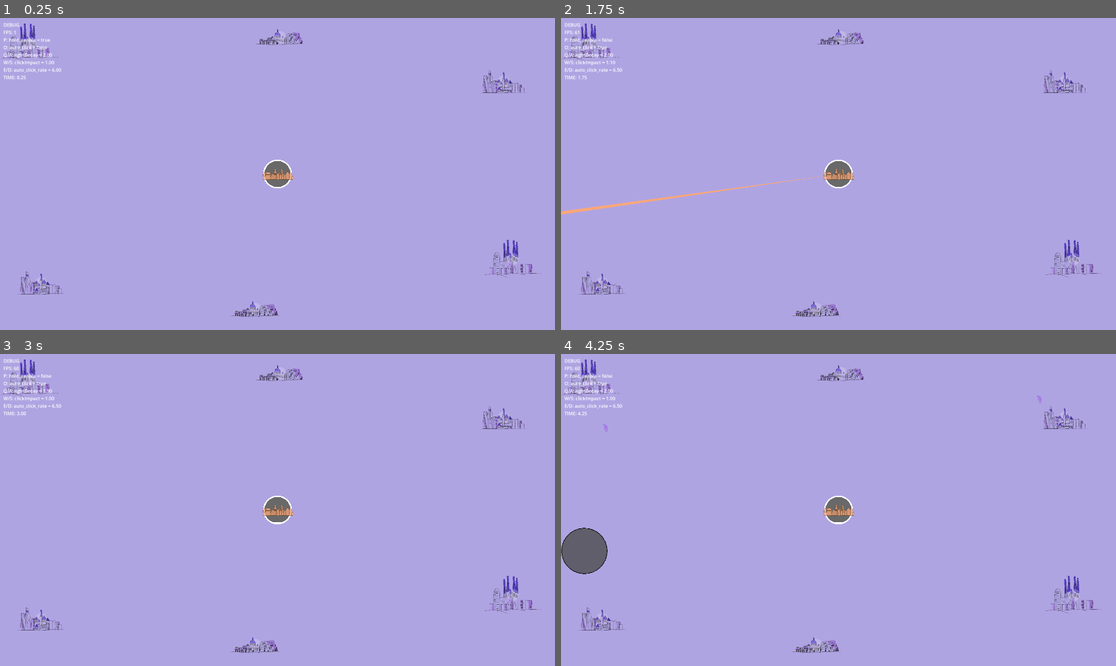
Above: before the commit, frames 1-4 (two rows, left to right).
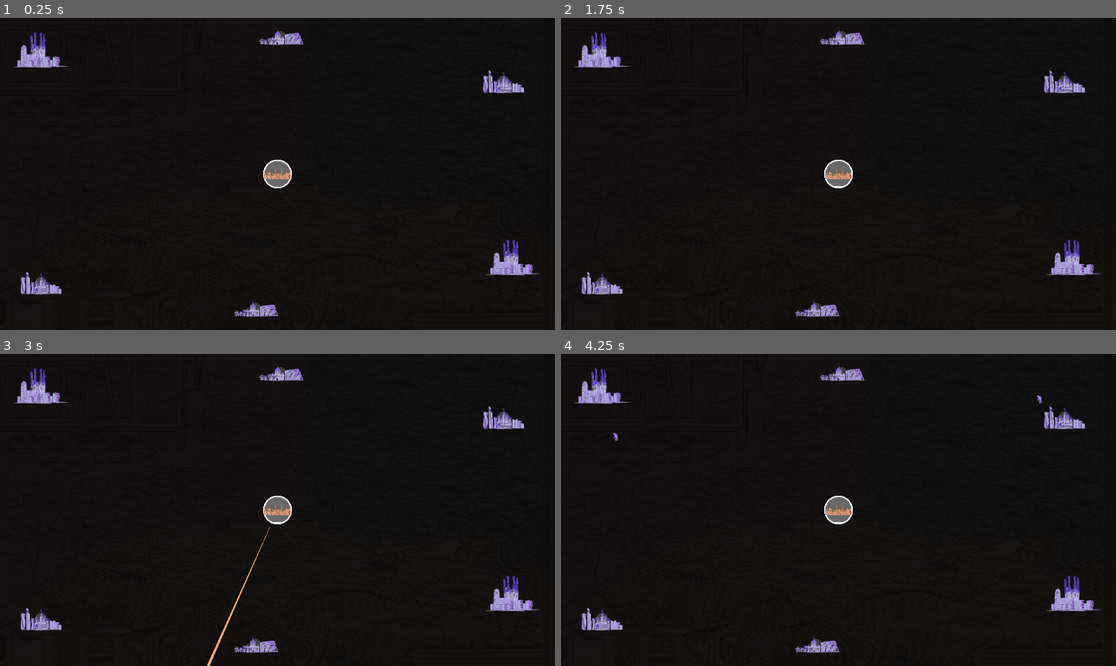
Above: after the commit, the same moments.

Repository: amirblum/OrHaolam-JLM2025
Game: Godot game, scene res://scenes/main/Main.tscn
The game is run twice, just before and just after one commit, with the same random seed, the same clock (stepped at 60 frames per second) and the same inputs.
Inputs (mouse positions are in pixels of both pictures, inside the frame that each line leads up to):
- Up to frame 1 (0.25 s): no input
- Up to frame 2 (1.75 s): tap Enter at 0.5 s; move the mouse to (960, 158) at 0.52 s; hold D 0.53-1.28 s; tap P at 0.6 s; click (960, 158) at 0.67 s; tap Space at 0.77, 1.25, 1.52 s; move the mouse to (727, 189) at 1.27 s; hold S from 1.28 s (still down); tap O at 1.35 s
- Up to frame 3 (3 s): move the mouse to (333, 441) at 2.02 s; release S at 2.03 s; hold D 2.03-2.78 s; tap Q at 2.1 s; tap Enter at 2.75 s; move the mouse to (249, 572) at 2.77 s; hold W from 2.78 s (still down); tap E at 2.85 s; click (249, 572) at 2.92 s
- Up to frame 4 (4.25 s): tap Space at 3.02, 3.77 s; move the mouse to (1005, 556) at 3.52 s; release W at 3.53 s; hold A from 3.53 s (still down); tap T at 3.6 s

The runs differ from the first frame. In frame 1, 98% of the frame differs, in the area x 0-100%, y 0-100%; in frame 2, 98%; in frame 3, 98%; in frame 4, 98%.

Commit message:
walk and dance

Diff:
--- a/scenes/main/Main.tscn
+++ b/scenes/main/Main.tscn
@@ -1,7 +1,8 @@
-[gd_scene load_steps=10 format=3 uid="uid://bifmkrcaqpfmg"]
+[gd_scene load_steps=11 format=3 uid="uid://bifmkrcaqpfmg"]
 
 [ext_resource type="Script" uid="uid://cm6rnwvejgu0e" path="res://scenes/main/Main.gd" id="1_main"]
-[ext_resource type="PackedScene" uid="uid://bva5bjssw887x" path="res://scenes/player/Player.tscn" id="2_player"]
+[ext_resource type="Texture2D" uid="uid://d0mitqqrbp2aj" path="res://assets/BG.png" id="2_3km4f"]
+[ext_resource type="PackedScene" path="res://scenes/player/Player.tscn" id="2_player"]
 [ext_resource type="PackedScene" uid="uid://d3s05mucicfji" path="res://scenes/city/City.tscn" id="3_city"]
 [ext_resource type="Texture2D" uid="uid://b38o3w1rxwl32" path="res://assets/mockups/jerusalem.png" id="4_gyg6b"]
 [ext_resource type="PackedScene" uid="uid://dwoysonwd30mj" path="res://scenes/audio/AudioManager.tscn" id="5_dc040"]
@@ -12,27 +13,30 @@
 
 [node name="Main" type="Node2D"]
 script = ExtResource("1_main")
-DEBUG = true
 total_persons_for_audio = 40
+
+[node name="Bg" type="Sprite2D" parent="."]
+position = Vector2(960, 540)
+texture = ExtResource("2_3km4f")
 
 [node name="Player" parent="." instance=ExtResource("2_player")]
 clickImpact = 1.0
 minClickDist = 4.0
-lightDecay = 2.0
+lightDecay = 1.9
 hold_enable = true
-auto_click_rate = 6.0
+auto_click_rate = 6.5
 lightBank = 0.0
 light_bank_radius = 45.0
 rim = 5.0
 fill_rate = 1.5
-light_cost = 2.2
+light_cost = 2.1
 
 [node name="Beams" type="Node2D" parent="Player"]
 
 [node name="Cities" type="Node2D" parent="."]
 
 [node name="City1" parent="Cities" instance=ExtResource("3_city")]
-position = Vector2(103.99999, 84.999985)
+position = Vector2(139, 116)
 spawn_rate = 12.0
 spawn_variance = 2.0
 max_spawn_radius = 400.0
@@ -43,7 +47,7 @@
 texture = ExtResource("8_p5fgu")
 dark_texture = ExtResource("8_p5fgu")
 light_texture = ExtResource("9_2tpxt")
-spawn_rate = 35.0
+spawn_rate = 52.0
 spawn_variance = 6.0
 max_spawn_radius = 150.0
 min_spawn_radius = 25.0
@@ -63,14 +67,14 @@
 texture = ExtResource("8_p5fgu")
 dark_texture = ExtResource("8_p5fgu")
 light_texture = ExtResource("9_2tpxt")
-spawn_rate = 42.0
+spawn_rate = 60.0
 spawn_variance = 10.0
 max_spawn_radius = 150.0
 min_spawn_radius = 25.0
 
 [node name="City6" parent="Cities" instance=ExtResource("3_city")]
 position = Vector2(1774.9998, 833.99994)
-spawn_rate = 20.0
+spawn_rate = 15.0
 spawn_variance = 8.0
 max_spawn_radius = 150.0
 min_spawn_radius = 25.0
@@ -80,7 +84,7 @@
 texture = ExtResource("6_3km4f")
 dark_texture = ExtResource("6_3km4f")
 light_texture = ExtResource("7_qkm1d")
-spawn_rate = 22.0
+spawn_rate = 20.0
 spawn_variance = 6.0
 max_spawn_radius = 150.0
 min_spawn_radius = 25.0
@@ -92,5 +96,5 @@
 [node name="Jerusalem" type="Sprite2D" parent="."]
 self_modulate = Color(1, 1, 1, 0.7607843)
 position = Vector2(960, 540)
-scale = Vector2(0.61333275, 0.6133328)
+scale = Vector2(0.5600005, 0.5600006)
 texture = ExtResource("4_gyg6b")
--- a/scenes/person/Person.gd
+++ b/scenes/person/Person.gd
@@ -2,10 +2,10 @@
 class_name Person
 
 # Movement configuration (PRD parameters)
-@export var move_pulse_speed: float = 1. # Seconds between movement pulses, PRD `movePulseSpeed`
+@export var move_pulse_speed: float = 1.2 # Seconds between movement pulses, PRD `movePulseSpeed`
 @export var move_pulse_speed_variance: float = 0.5 # Variance in movement pulse speed, PRD `movePulseSpeedVariance`
-@export var walk_distance: float = 9.0 # Distance moved per pulse, PRD `walkDistance`
-@export var drunkness: float = 1.5 # Random angle offset factor (radians), PRD `drunkness`
+@export var walk_distance: float = 7.8 # Distance moved per pulse, PRD `walkDistance`
+@export var drunkness: float = 2 # Random angle offset factor (radians), PRD `drunkness`
 @export var lightSteal: float = 30.0 # Light stolen when Person touches Jerusalem, PRD `lightSteal`
 @export var PersonRadius: float = 5.0
 @export var happy_time: float = 0.0 # Time in light before a Person becomes happy
@@ -14,9 +14,13 @@
 
 # Texture resources for dark and light states
 @export var dark_texture: Texture2D
+@export var dark_text_2: Texture2D
 @export var light_texture: Texture2D
 
 # Internal state
+var animToggle = false
+var animSwitch = 0.3
+var animAccum = 0
 var _pulse_accum := 0.0
 var _happy_accum := 0.0
 var _player_node: Node2D = null
@@ -47,12 +51,12 @@
 				dancing = true
 				_player_node.lightBank += dancing_light
 	if dancing:
-		rotation_degrees += 10.0
+		rotation_degrees += randf_range(-4,4)
 	else:
 		rotation_degrees = 0.0
 	if state <= 0:
 		# Dark or partially lit - use dark texture
-		texture = dark_texture
+		texture = getTexture()
 		dancing = false
 		_happy_accum = 0.0
 
@@ -111,3 +115,13 @@
 	if _player_node != null and _player_node.has_method("decrease_light_bank"):
 		_player_node.call("decrease_light_bank", lightSteal)
 		queue_free()
+
+func getTexture() -> Texture2D:
+	animAccum += get_process_delta_time()
+	if animAccum > animSwitch:
+		animAccum = 0
+		animToggle = !animToggle
+	if animToggle:
+		return dark_text_2
+	else:
+		return dark_texture
--- a/scenes/person/Person.tscn
+++ b/scenes/person/Person.tscn
@@ -1,8 +1,9 @@
-[gd_scene load_steps=4 format=3 uid="uid://u5xrqfthhtgo"]
+[gd_scene load_steps=5 format=3 uid="uid://u5xrqfthhtgo"]
 
 [ext_resource type="Script" uid="uid://buhe673o0scuc" path="res://scenes/person/Person.gd" id="1_person"]
 [ext_resource type="Texture2D" uid="uid://l422o44kroh1" path="res://assets/mockups/person_dark.png" id="2_8slcl"]
 [ext_resource type="Texture2D" uid="uid://xve2lw4ry5xj" path="res://assets/mockups/person_light.png" id="3_d5yk4"]
+[ext_resource type="Texture2D" uid="uid://c0p3j1mpjyeqt" path="res://assets/mockups/person_dark2.png" id="3_gphra"]
 
 [node name="Person" type="Sprite2D"]
 scale = Vector2(0.4, 0.4)
@@ -10,4 +11,5 @@
 script = ExtResource("1_person")
 drunkness = 1.0
 dark_texture = ExtResource("2_8slcl")
+dark_text_2 = ExtResource("3_gphra")
 light_texture = ExtResource("3_d5yk4")
Binary file added: assets/BG.png
Not shown, added: assets/BG.png.import
Binary file added: assets/mockups/person_dark2.png
Not shown, added: assets/mockups/person_dark2.png.import
